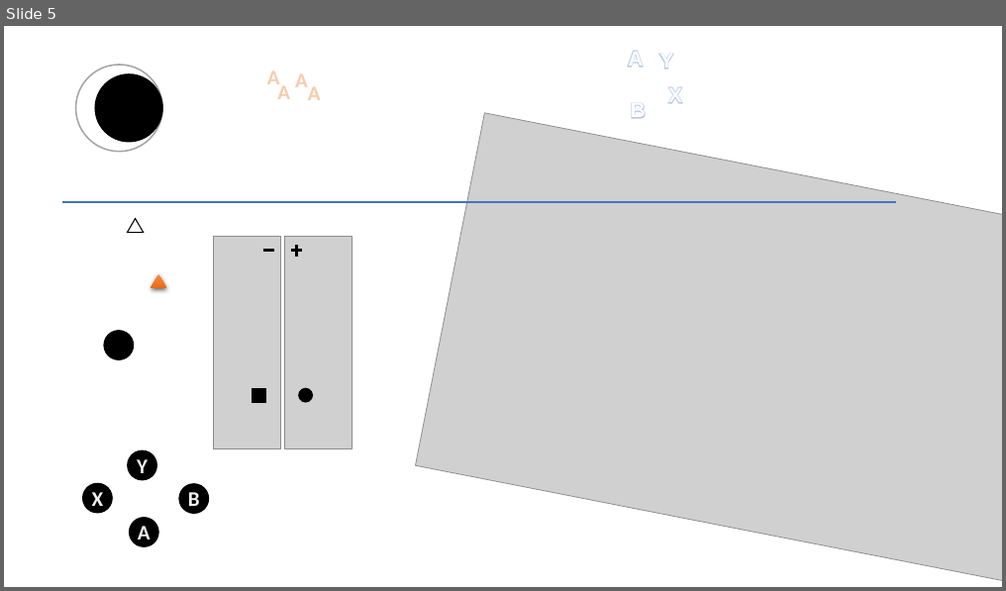
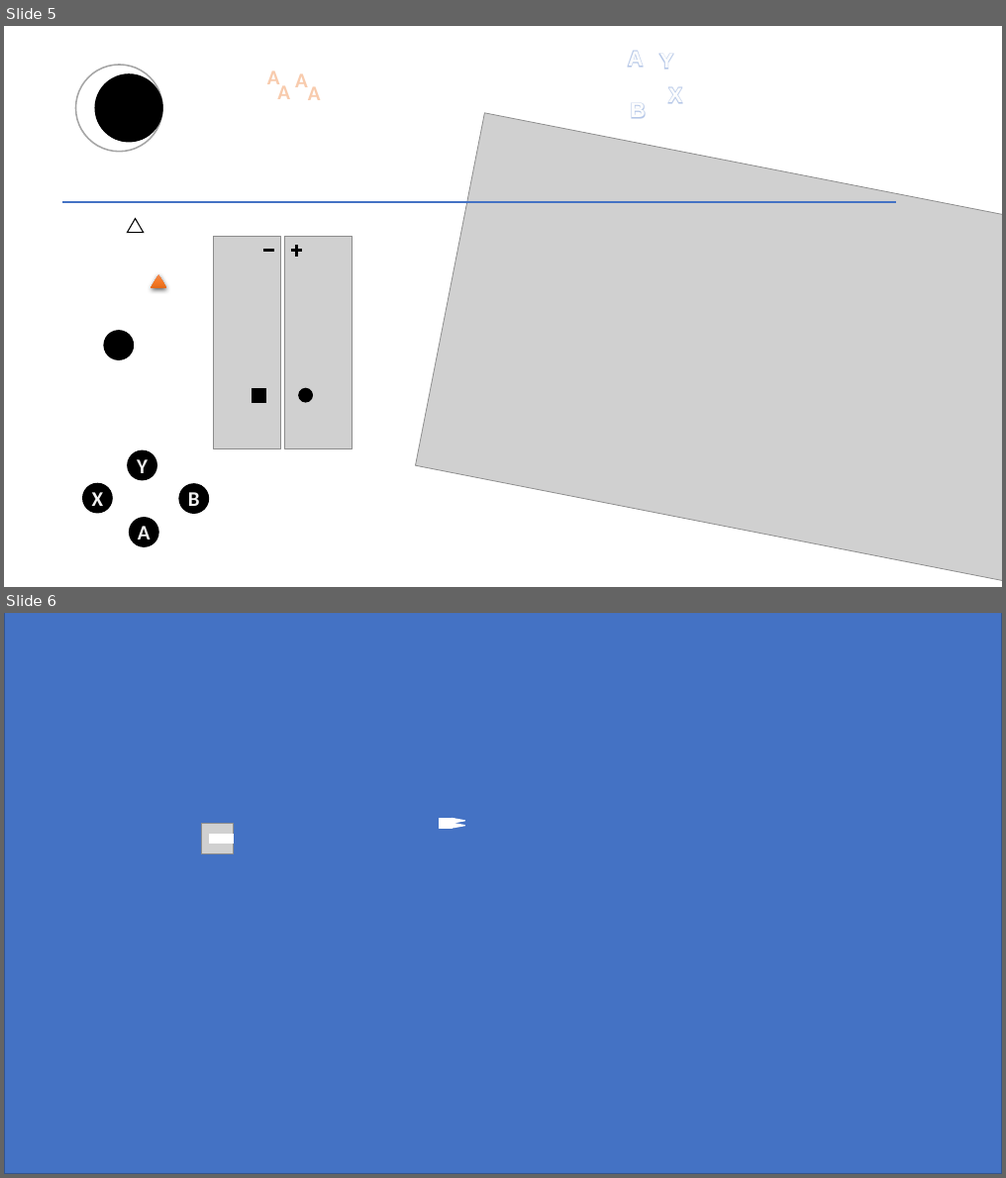
Before and after one commit to ANCrowther/BewareApp, a slide deck: Beware/Content/designs.pptx. Shown one above the other, each under a label of ours: slide 5 before the commit, slides 5 and 6 after it. The pictures are 1006x591 and 1006x1178 pixels, drawn with LibreOffice and Linux fonts; fonts in the diff are those of the drawing; grey boxes stand for pictures. Boxes give left, top, right and bottom in pixels: in the first picture for what was removed or moved away, otherwise in the second. Text is boxed around its words. In the diff, an @@ line names an element or a change of style, - is before the commit and + after.

```diff
--- a/Beware/Content/designs.pptx
+++ b/Beware/Content/designs.pptx
@@ slide 6 added at (x1=4, y1=613, x2=1002, y2=1174), background #FFFFFF @@
@@ rectangle added at (x1=4, y1=613, x2=1002, y2=1174), fill #4472C4, outline #325491 1 pt @@
@@ rectangle added at (x1=439, y1=818, x2=452, y2=828), fill #FFFFFF, outline #FFFFFF 1 pt @@
@@ flow chart merge added at (x1=451, y1=819, x2=465, y2=823), fill #FFFFFF, outline #FFFFFF 1 pt @@
@@ picture added at (x1=202, y1=823, x2=233, y2=855) @@
@@ rectangle added at (x1=210, y1=835, x2=233, y2=843), fill #FFFFFF, outline #FFFFFF 1 pt @@
@@ flow chart merge added at (x1=451, y1=823, x2=465, y2=828), fill #FFFFFF, outline #FFFFFF 1 pt @@
```
Also in this commit, not shown: 13 other files.
